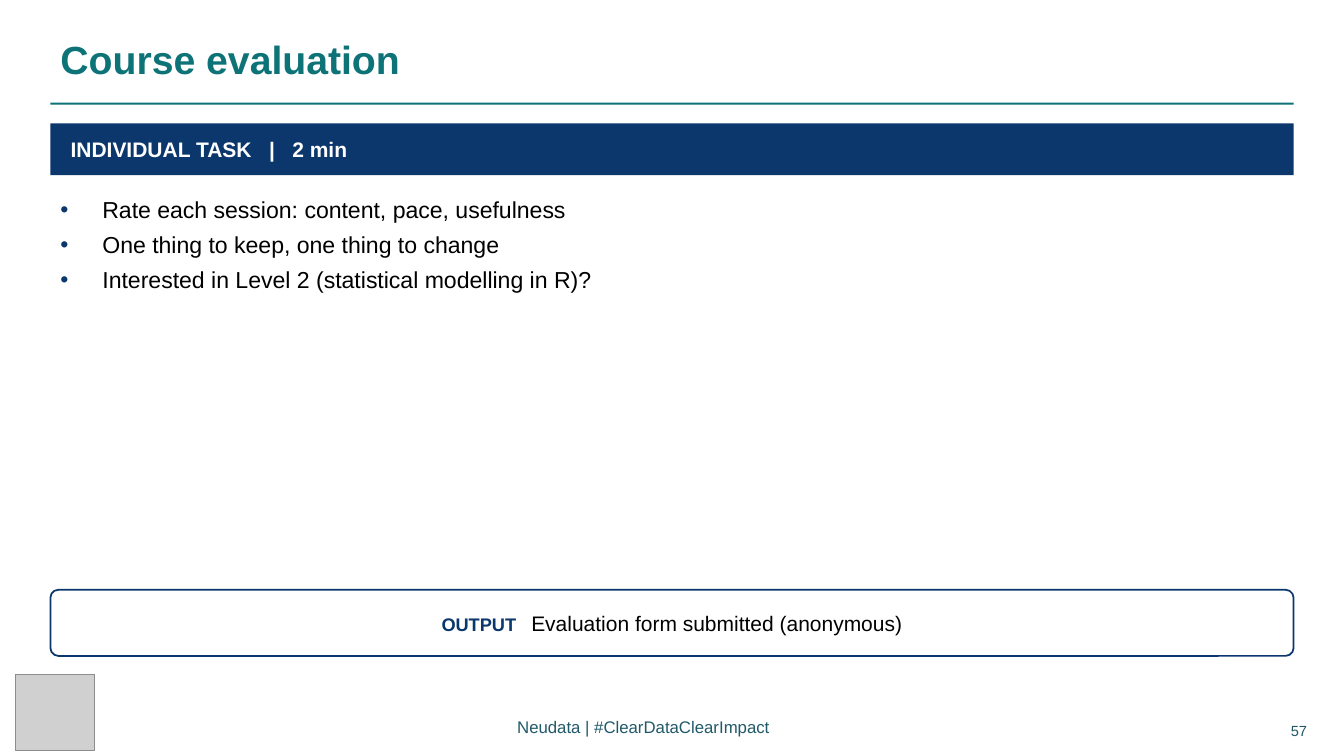
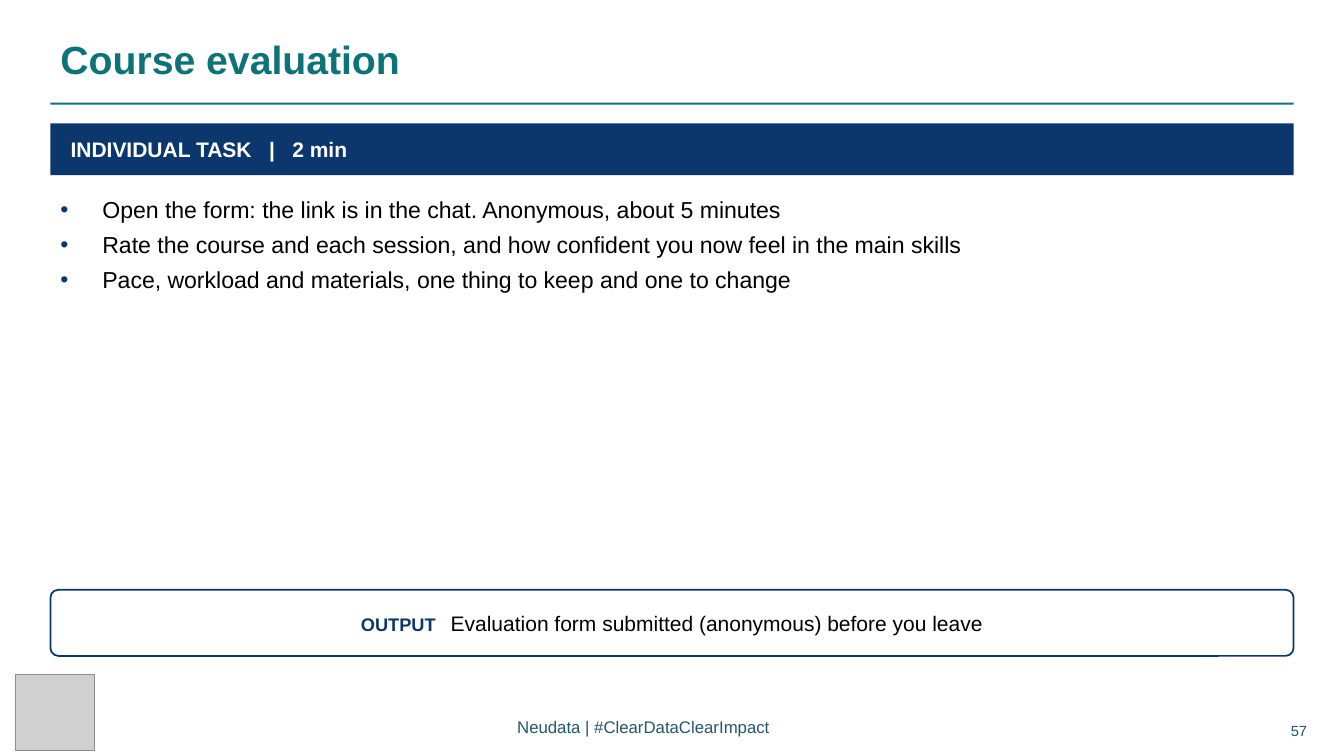
Before and after one commit to neu-data/FoundationsofClinicalResearch, a slide deck: slide 57 of en/files/slides/Session_8_EN.pptx. Drawn at 1344x756 pixels with LibreOffice and Linux fonts; fonts in the diff are those of the drawing; grey boxes stand for pictures. Boxes give left, top, right and bottom in pixels: in the first picture for what was removed or moved away, otherwise in the second. Text is boxed around its words. In the diff, an @@ line names an element or a change of style, - is before the commit and + after.

Commit message:
Closing evaluation slide updated

```diff
--- a/en/files/slides/Session_8_EN.pptx
+++ b/en/files/slides/Session_8_EN.pptx
@@ text at <box>102,201,961,293</box>: text changed @@
-• Rate each session: content, pace, usefulness
-• One thing to keep, one thing to change
-• Interested in Level 2 (statistical modelling in R)?
+• Open the form: the link is in the chat. Anonymous, about 5 minutes
+• Rate the course and each session, and how confident you now feel in the main skills
+• Pace, workload and materials, one thing to keep and one to change
@@ text in rounded rectangle at <box>361,615,982,635</box>: text changed @@
-OUTPUT Evaluation form submitted (anonymous)
+OUTPUT Evaluation form submitted (anonymous) before you leave
```
Also in this commit, not shown: 3 other files.
